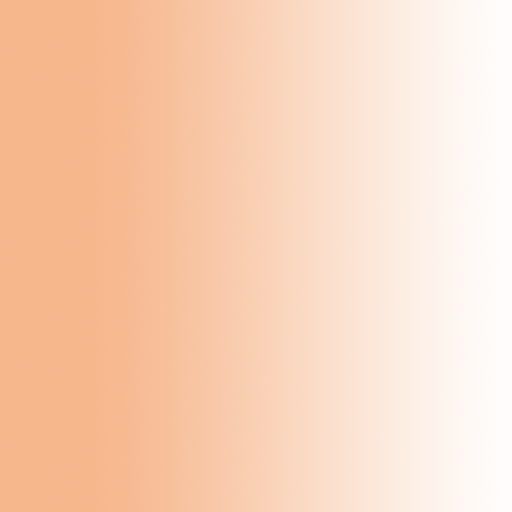
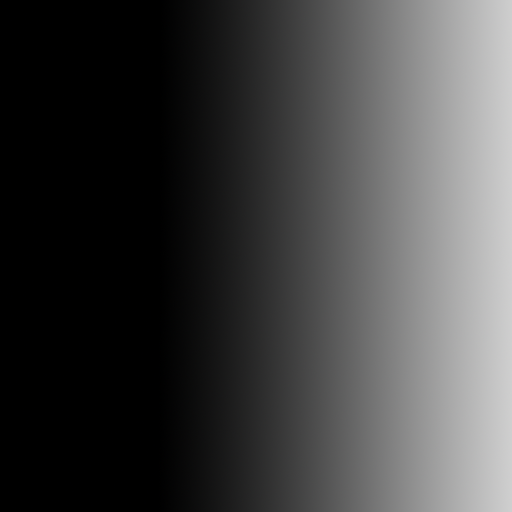
Layer changes from the first 512 x 512 image to the second:
added layer "Layer 2" above "Background copy" over 0, 0, 512, 512
hid "Background copy" over 0, 0, 512, 512
